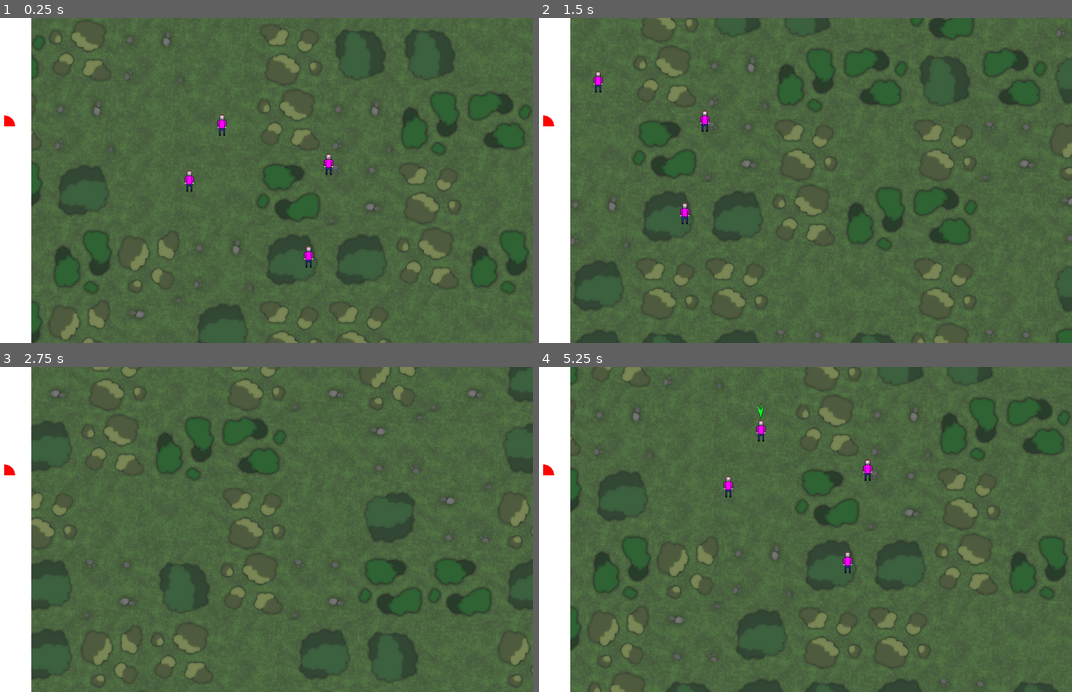
Above: before the commit, frames 1-4 (two rows, left to right).
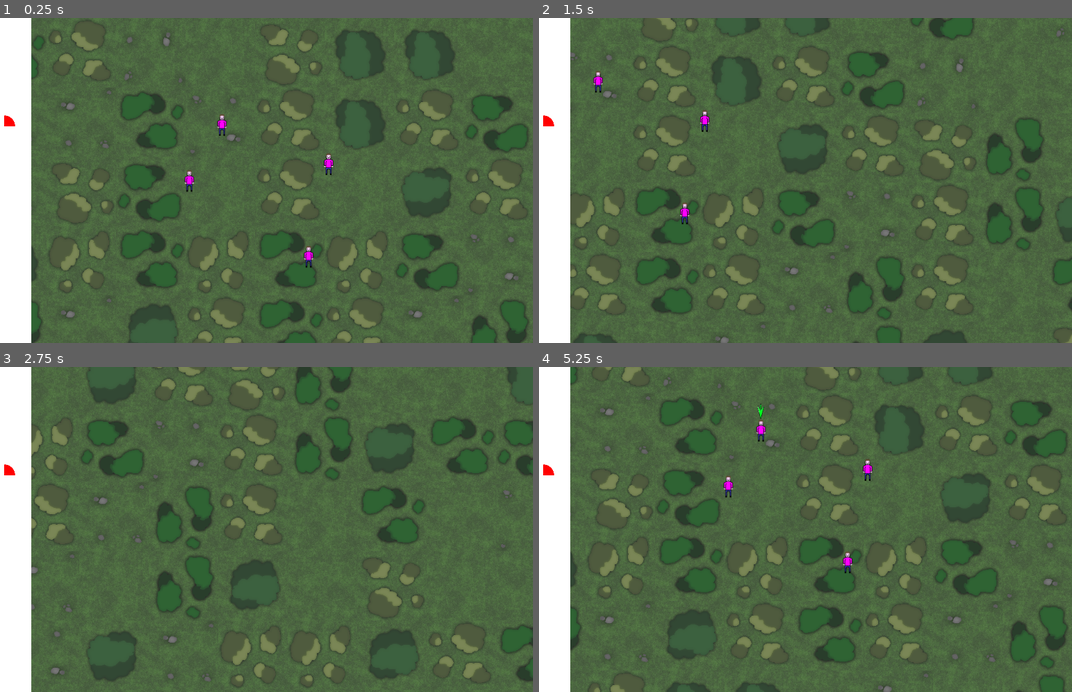
Above: after the commit, the same moments.

Repository: gwilymk/godot-congregation
Game: Godot game, scene res://Game.tscn
Same seed, same stepped clock (60 frames per second), same inputs: the game is played once before the commit and once after it. This scene is started directly instead of the project's main scene.
Inputs (mouse positions are in pixels of both pictures, inside the frame that each line leads up to):
- Up to frame 1 (0.25 s): no input
- Up to frame 2 (1.5 s): tap Enter at 0.5 s; move the mouse to (917, 164) at 0.52 s; hold Right (ui_right) 0.53-1.28 s; click (917, 164) at 0.67 s; move the mouse to (682, 196) at 1.27 s; hold Down (ui_down) from 1.28 s (still down); click (682, 196) at 1.42 s
- Up to frame 3 (2.75 s): move the mouse to (309, 458) at 2.02 s; release Down (ui_down) at 2.03 s; hold Right (ui_right) from 2.03 s (still down); click (309, 458) at 2.17 s
- Up to frame 4 (5.25 s): move the mouse to (768, 594) at 2.77 s; release Right (ui_right) at 2.78 s; hold Up (ui_up) 2.78-3.53 s; click (768, 594) at 2.92 s; move the mouse to (960, 578) at 3.52 s; hold Left (ui_left) 3.53-5.03 s; click (960, 578) at 3.67 s; move the mouse to (629, 480) at 4.27 s; click (629, 480) at 4.42 s; move the mouse to (821, 529) at 5.02 s; hold Down (ui_down) from 5.03 s (still down); click (821, 529) at 5.17 s

The runs differ from the first frame. In frame 1, 17% of the frame differs, in the area x 5-100%, y 21-100%; in frame 2, 19%; in frame 3, 21%, in the area x 5-100%, y 0-100%; in frame 4, 19%.

Commit message:
Made so that dragging no longer moves character

Diff:
--- a/Camera.gd
+++ b/Camera.gd
@@ -8,6 +8,7 @@
 onready var starting_position = position
 onready var current_position = position
 
+var is_moving = false
 var mouse_initial
 var initial_position
 
@@ -28,8 +29,13 @@
 			initial_position = current_position
 	if event is InputEventMouseMotion:
 		if event.button_mask & BUTTON_MASK_RIGHT:
-			current_position = initial_position + (mouse_initial - event.position) * zoom.x
-
+			if (mouse_initial - event.position).length() > 10:
+				is_moving = true
+				current_position = initial_position + (mouse_initial - event.position) * zoom.x
+			else:
+				is_moving = false
+		else:
+			is_moving = false
 func _process(delta):
 	if Input.is_action_pressed("ui_up"):
 		current_position += SPEED*delta*Vector2(0,-1)
--- a/GamePlay.tscn
+++ b/GamePlay.tscn
@@ -14,8 +14,8 @@
 [node name="Map" type="Node" parent="." index="0"]
 
 script = ExtResource( 2 )
-width = 128
-height = 128
+width = 16
+height = 16
 should_show_paths = true
 
 [node name="DebugPath" type="Line2D" parent="Map" index="0"]
